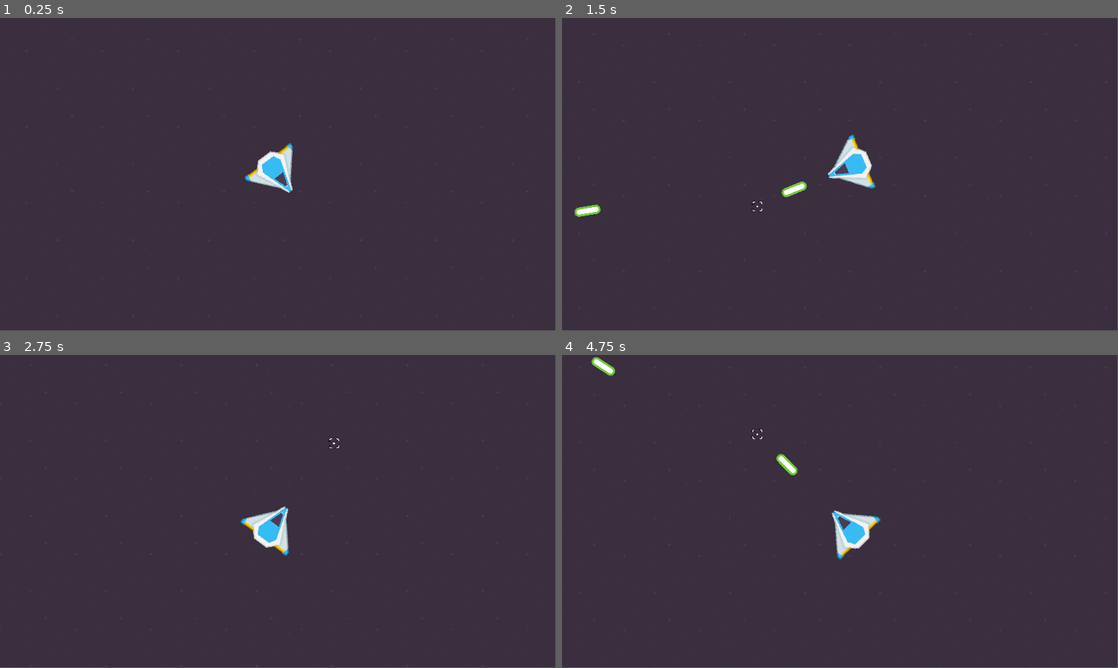
Above: before the commit, frames 1-4 (two rows, left to right).
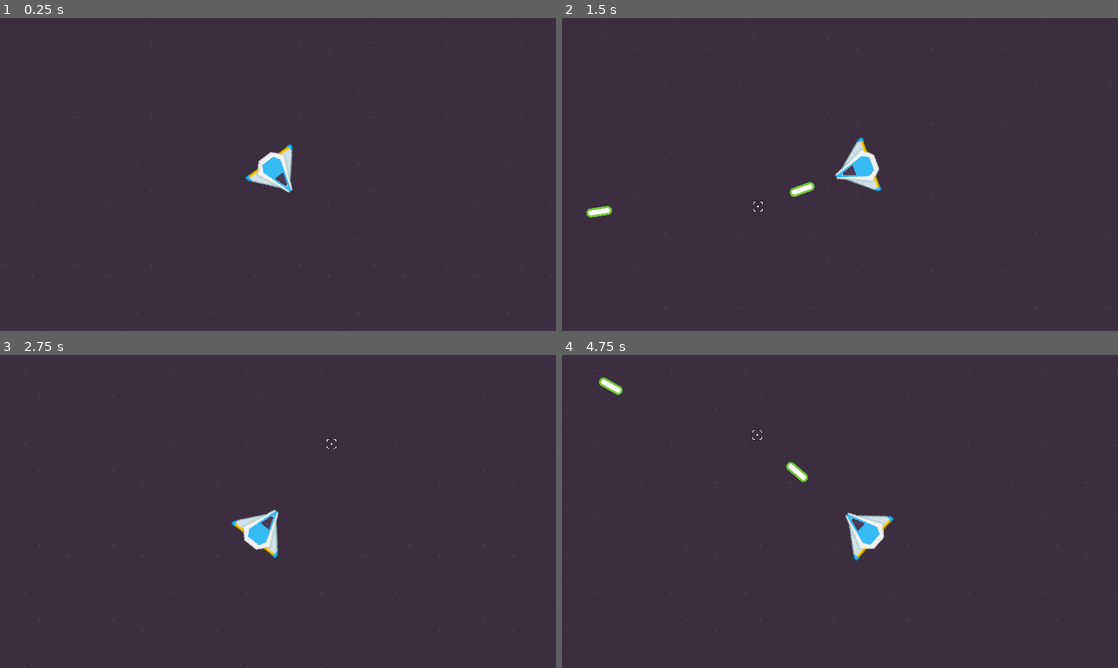
Above: after the commit, the same moments.

Repository: lcrol77/asteroids
Game: Godot game, scene res://main.tscn
Two runs of this game, one before a commit and one after it. Both use one fixed random seed, a clock stepped at 60 frames per second and the inputs below.
Inputs (mouse positions are in pixels of both pictures, inside the frame that each line leads up to):
- Up to frame 1 (0.25 s): no input
- Up to frame 2 (1.5 s): tap Enter at 0.5 s; move the mouse to (962, 158) at 0.52 s; hold D (right) 0.53-1.25 s; click (962, 158) at 0.67 s; drag from (728, 190) to (812, 237) at 1.27 s
- Up to frame 3 (2.75 s): move the mouse to (333, 442) at 2.02 s; hold D (right) from 2.03 s (still down); click (333, 442) at 2.17 s
- Up to frame 4 (4.75 s): release D (right) at 2.75 s; drag from (812, 574) to (673, 464) at 2.77 s; move the mouse to (1006, 558) at 3.52 s; hold A (left) 3.53-4.25 s; click (1006, 558) at 3.67 s; drag from (673, 464) to (756, 433) at 4.27 s
In our replay, the window is 799x449 before the commit and 800x450 after it. These sizes can differ from the game's own. Grey fills any space a smaller window leaves; there, only what the larger window draws over its background counts as a difference.

The runs differ from the first frame. In frame 1, 0.2% of the frame differs, in the area x 0-100%, y 6-96%; in frame 2, 1.2%; in frame 3, 0.9%; in frame 4, 1.5%, in the area x 0-100%, y 0-100%.

Commit message:
feat: implemented nuclear throne like camera movement

Diff:
--- a/Util/camera.gd
+++ b/Util/camera.gd
@@ -1,136 +1,28 @@
 extends Camera2D
 
-@export var dynamic_enabled: bool = false
-@export_range(0, 1, 0.01) var dynamic_factor: float = 0.5
+@onready var player: CharacterBody2D = get_tree().get_first_node_in_group("player")
+@onready var crosshair: Sprite2D = %Crosshair
 
-var _duration = 0.0
-var _period_in_ms = 0.0
-var _amplitude = 0.0
-var _timer = 0.0
-var _last_shook_timer = 0
-var _previous_x = 0.0
-var _previous_y = 0.0
-var _last_offset = Vector2(0, 0)
+const smooth_lean := 10.0
+const scale_lean  := 0.2
 
-var target = null
-var objects = null
-#var max_dist = 2000.0
-@onready var max_dist: float = (get_viewport_rect().size / 2.0).distance_to(get_viewport_rect().size)
+func lean_camera_towards_mouse_(delta:float) -> void:
+	var mouse_position := crosshair.global_position
 
-@onready var normal_zoom = zoom
-@onready var normal_position = position
-@onready var normal_smoothing_speed = position_smoothing_speed
+	var direction_to_mouse := (mouse_position - position).normalized()
+	var distance_to_mouse :=  mouse_position.distance_to(position)
+	#var lean := direction_to_mouse * distance_to_mouse * scale_lean
+	var lean := (mouse_position - position) * scale_lean
+	# offset = lean <--- this would work fine but we lerp it to make it smoother
+	offset = lerp(offset, lean, delta * smooth_lean)
 
-@onready var player: CharacterBody2D = get_tree().get_first_node_in_group("player")
+	#$debug.text = "direction_to_mouse:%.2f, %.2f" % [direction_to_mouse.x, direction_to_mouse.y]
+	#$debug.text += "\ndistance_to_mouse:%.2f" % distance_to_mouse
+	#$debug.text += "\nlean:%.2f, %.2f" % [lean.x, lean.y]
 
-func _ready():
-	set_process(true)
+func match_player_position_() -> void:
+	position = player.position
 
-# Shake with decreasing intensity while there's time remaining.
-func _process(delta):
-	if target:
-		follow_target(delta)
-	elif dynamic_enabled and objects != null:
-		# Check if objects are not in tree and return
-		var objects_are_in_tree: bool = true
-		for x in objects:
-			if not x.is_inside_tree():
-				objects_are_in_tree = false
-				break
-
-		if objects_are_in_tree:
-			# Offset camera based on the ball position from the center
-			var center: Vector2 = player.global_position
-			var average_pos: Vector2 = Vector2.ZERO
-			for x in objects:
-				average_pos += x.global_position
-			average_pos /= objects.size()
-
-			var dist_from_center = (average_pos - center) / center
-			dist_from_center = dist_from_center.clamp(Vector2(-1,-1),Vector2(1,1))
-			drag_horizontal_offset = dist_from_center.x
-			drag_vertical_offset = dist_from_center.y
-
-			# Zoom in or out camera depending on players position
-			var max_distance: float = 0.0
-			var distance = average_pos.distance_to(Vector2(center.x, center.y))
-
-#			print("Distance: ", distance)
-#			print("Max dist: ", max_dist)
-			zoom = lerp(Vector2(0.975, 0.975), Vector2(1.025, 1.025), 1 - (distance/max_dist))
-	else:
-		pass
-
-	# Only shake when there's shake time remaining.
-	if _timer == 0:
-		return
-	# Only shake on certain frames.
-	_last_shook_timer = _last_shook_timer + delta
-	# Be mathematically correct in the face of lag; usually only happens once.
-	while _last_shook_timer >= _period_in_ms:
-		_last_shook_timer = _last_shook_timer - _period_in_ms
-		# Lerp between [amplitude] and 0.0 intensity based on remaining shake time.
-		var intensity = _amplitude * (1 - ((_duration - _timer) / _duration))
-		# Noise calculation logic from http://jonny.morrill.me/blog/view/14
-		var new_x = randf_range(-1.0, 1.0)
-		var x_component = intensity * (_previous_x + (delta * (new_x - _previous_x)))
-		var new_y = randf_range(-1.0, 1.0)
-		var y_component = intensity * (_previous_y + (delta * (new_y - _previous_y)))
-		_previous_x = new_x
-		_previous_y = new_y
-		# Track how much we've moved the offset, as opposed to other effects.
-		var new_offset = Vector2(x_component, y_component)
-		set_offset(get_offset() - _last_offset + new_offset)
-		_last_offset = new_offset
-	# Reset the offset when we're done shaking.
-	_timer = _timer - delta
-	if _timer <= 0:
-		_timer = 0
-		set_offset(get_offset() - _last_offset)
-
-func follow_target(delta: float) -> void:
-	global_position = lerp(global_position, target.global_position, 12.0*delta)
-
-func reset_camera() -> void:
-	global_position = normal_position
-	zoom = normal_zoom
-
-func start_tracking(new_target) -> void:
-	position_smoothing_enabled = false
-	target = new_target
-	$Tween.remove_all()
-	$Tween.interpolate_property(self, "zoom", zoom, Vector2(0.8, 0.8), 0.8,
-		Tween.TRANS_CUBIC, Tween.EASE_IN_OUT)
-	$Tween.start()
-	$Timer.start(1.5)
-
-func stop_tracking() -> void:
-	target = null
-	position_smoothing_enabled = true
-	$Tween.remove_all()
-	$Tween.interpolate_property(self, "zoom", zoom, normal_zoom, 1.0,
-		Tween.TRANS_CUBIC, Tween.EASE_IN_OUT)
-	$Tween.interpolate_property(self, "position", position, normal_position, 0.8,
-		Tween.TRANS_CUBIC, Tween.EASE_IN_OUT)
-	$Tween.start()
-
-# Kick off a new screenshake effect.
-func shake(duration, frequency, amplitude):
-	if frequency == 0: return
-	# Initialize variables.
-	_duration = duration
-	_timer = duration
-	_period_in_ms = 1.0 / frequency
-	_amplitude = amplitude
-	_previous_x = randf_range(-1.0, 1.0)
-	_previous_y = randf_range(-1.0, 1.0)
-	# Reset previous offset, if any.
-	set_offset(get_offset() - _last_offset)
-	_last_offset = Vector2(0, 0)
-
-func _on_Timer_timeout() -> void:
-	if target == null or not is_instance_valid(target): return
-	$Tween.remove_all()
-	$Tween.interpolate_property(self, "zoom", zoom, Vector2(1, 1), 1.5,
-		Tween.TRANS_CUBIC, Tween.EASE_IN_OUT)
-	$Tween.start()
+func _process(delta) -> void:
+	lean_camera_towards_mouse_(delta)
+	match_player_position_()
--- a/main.tscn
+++ b/main.tscn
@@ -8,14 +8,13 @@
 [sub_resource type="GDScript" id="GDScript_7u8s8"]
 script/source = "extends Node2D
 
-@onready var camera: Camera2D = $Player/Camera2D
+@onready var camera: Camera2D = $Camera2D
 @onready var player: CharacterBody2D = $Player
 @onready var crosshair: Sprite2D = %Crosshair
 
 # Called when the node enters the scene tree for the first time.
 func _ready() -> void:
 	Globals.camera = camera
-	Globals.camera.objects = [crosshair, player]
 "
 
 [node name="Main" type="Node2D"]
@@ -29,14 +28,13 @@
 region_enabled = true
 region_rect = Rect2(3000, -3000, 10000, 10000)
 
-[node name="Crosshair" parent="." instance=ExtResource("1_7yrei")]
+[node name="Crosshair" parent="." groups=["crosshair"] instance=ExtResource("1_7yrei")]
 unique_name_in_owner = true
+
+[node name="Camera2D" type="Camera2D" parent="."]
+position = Vector2(536, 305)
+scale = Vector2(0.5, 0.5)
+script = ExtResource("4_154c0")
 
 [node name="Player" parent="." instance=ExtResource("2_410g3")]
 position = Vector2(536, 305)
-
-[node name="Camera2D" type="Camera2D" parent="Player"]
-scale = Vector2(0.25, 0.25)
-script = ExtResource("4_154c0")
-dynamic_enabled = true
-dynamic_factor = 0.2
--- a/player/player.gd
+++ b/player/player.gd
@@ -15,8 +15,7 @@
 	move_and_slide()
 
 func _process(_delta: float) -> void:
-	var vec = crosshair.position- position
-	rotation = vec.angle()
+	look_at(crosshair.position)
 
 	# TODO: need to implement some kind of fire rate
 	if Input.is_mouse_button_pressed( 1 ):
--- a/project.godot
+++ b/project.godot
@@ -23,6 +23,7 @@
 
 window/size/viewport_width=1920
 window/size/viewport_height=1080
+window/stretch/mode="viewport"
 
 [file_customization]
 
@@ -36,6 +37,7 @@
 [global_group]
 
 player=""
+crosshair=""
 
 [input]
 
